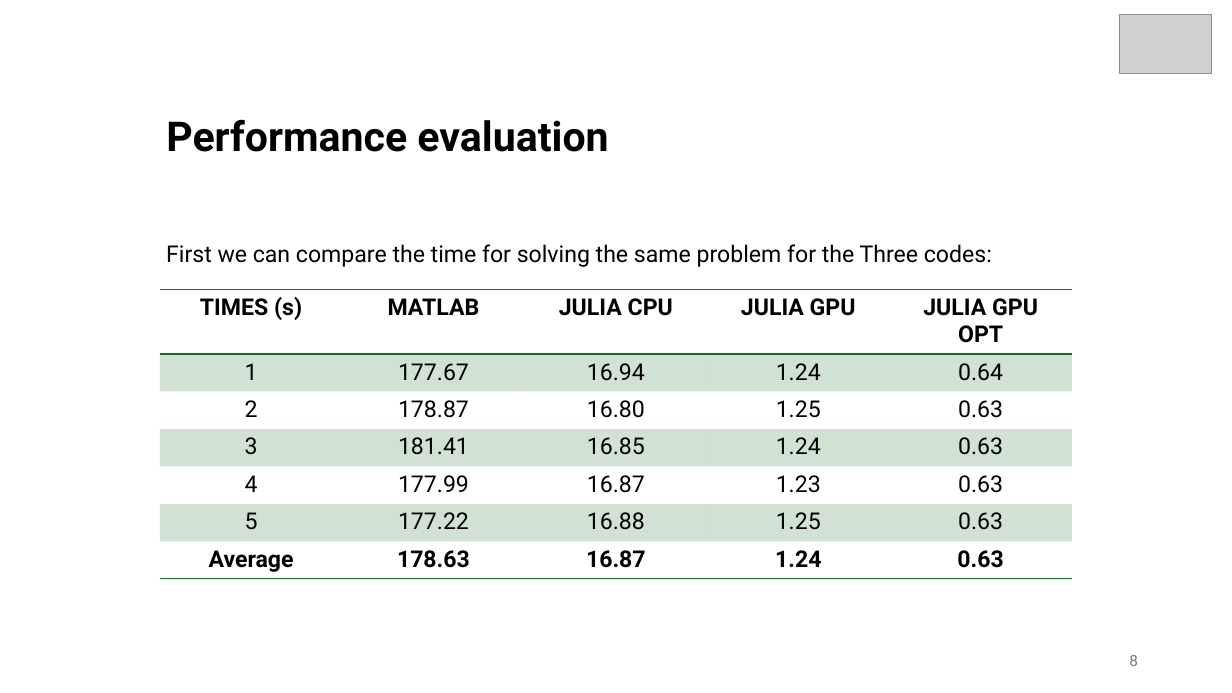
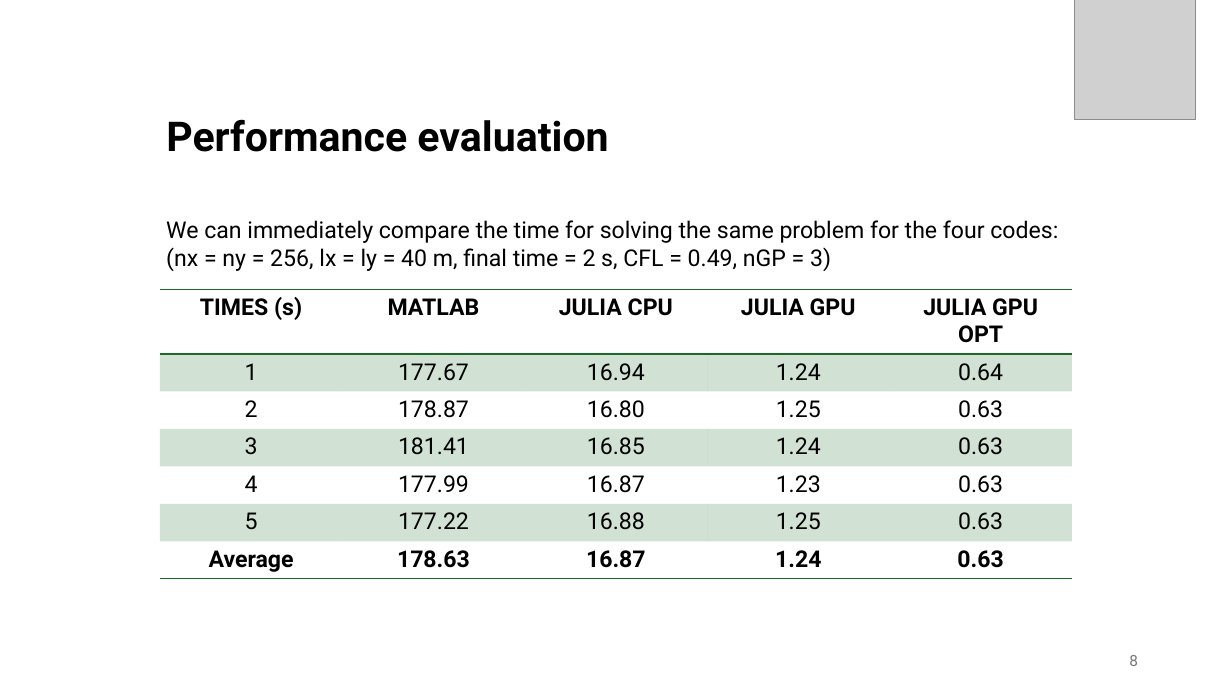
Before and after one commit to nunziogit/project_2D, a slide deck: slide 8 of PERF_EVAL/presentation_Julia.pptx. Drawn at 1232x693 pixels with LibreOffice and Linux fonts; fonts in the diff are those of the drawing; grey boxes stand for pictures. Boxes give left, top, right and bottom in pixels: in the first picture for what was removed or moved away, otherwise in the second. Text is boxed around its words. In the diff, an @@ line names an element or a change of style, - is before the commit and + after.

```diff
--- a/PERF_EVAL/presentation_Julia.pptx
+++ b/PERF_EVAL/presentation_Julia.pptx
@@ picture added at <box>1075,0,1196,120</box> @@
@@ picture removed at <box>1120,14,1212,73</box> @@
@@ text at <box>166,220,1058,271</box>: text changed @@
-First we can compare the time for solving the same problem for the Three codes:
+We can immediately compare the time for solving the same problem for the four codes:
+(nx = ny = 256, lx = ly = 40 m, final time = 2 s, CFL = 0.49, nGP = 3)
```
Also in this commit, not shown: 10 other slides changed, 2 slides added.
